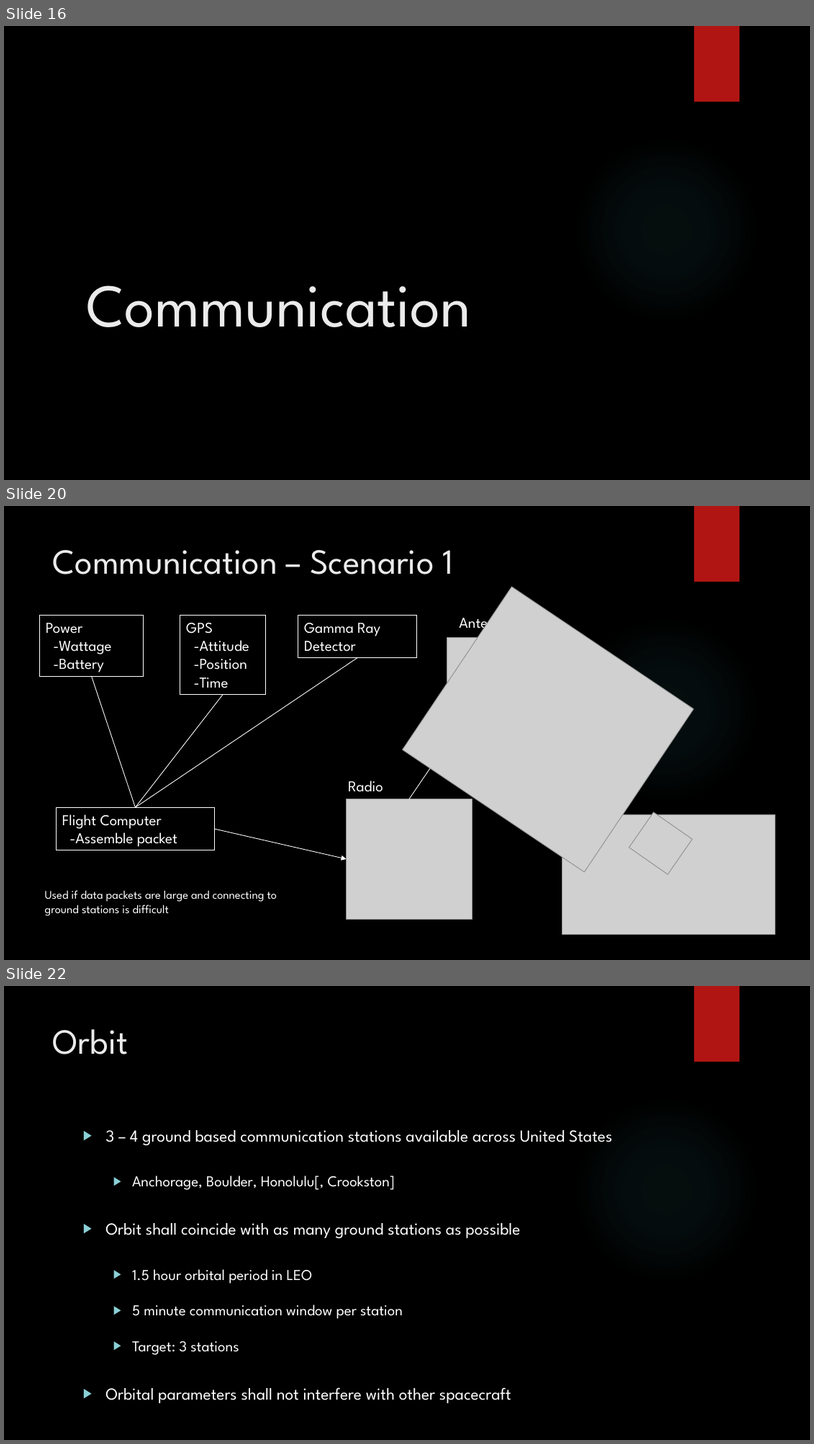
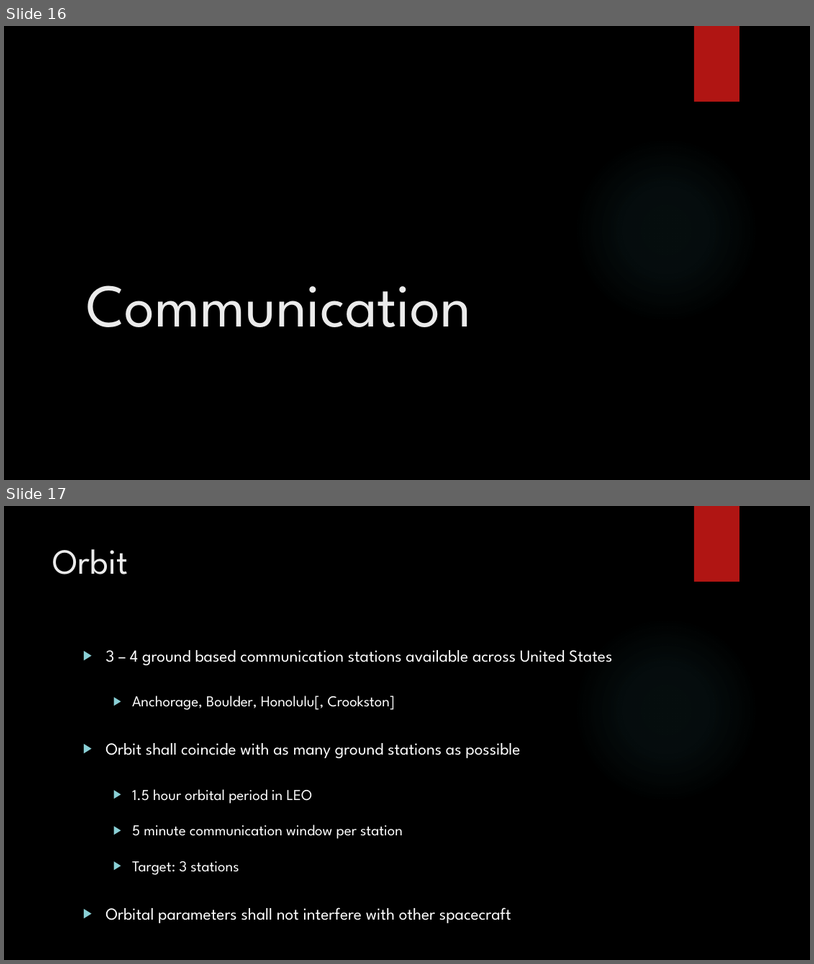
Before and after one commit to HASP-UMN/CubeSat, a slide deck: Presentations/PDR_Presentation.pptx. Shown one above the other, each under a label of ours: slides 16, 20 and 22 before the commit, slides 16 and 17 after it; the slides between them are not shown. The pictures are 814x1444 and 814x964 pixels, drawn with LibreOffice and Linux fonts; fonts in the diff are those of the drawing; grey boxes stand for pictures; background and template pictures are left out. Boxes give left, top, right and bottom in pixels: in the first picture for what was removed or moved away, otherwise in the second. Text is boxed around its words. In the diff, an @@ line names an element or a change of style, - is before the commit and + after.

Commit message:
Finalized PDR - Communications

```diff
--- a/Presentations/PDR_Presentation.pptx
+++ b/Presentations/PDR_Presentation.pptx
@@ slide 20 removed at <box>4,506,810,960</box>, background picture (left out); not listed: 2 template elements that a slide beside it also shows @@
@@ title removed at <box>53,550,454,574</box> @@
-Communication – Scenario 1
@@ picture removed at <box>403,587,694,872</box> @@
@@ text removed at <box>459,613,511,633</box> @@
-Antenna
@@ rectangle removed at <box>40,615,143,676</box> @@
-Power
--Wattage
--Battery
@@ rectangle removed at <box>180,615,266,694</box> @@
-GPS
--Attitude
--Position
--Time
@@ rectangle removed at <box>298,615,417,658</box> @@
-Gamma Ray Detector
@@ picture removed at <box>448,637,551,738</box> @@
@@ line removed from (92, 676) to (135, 807) @@
@@ line removed from (358, 658) to (135, 807) @@
@@ line removed from (223, 694) to (135, 807) @@
@@ arrow removed from (409, 799) to (460, 723) @@
@@ text removed at <box>348,780,383,792</box> @@
-Radio
@@ rectangle removed at <box>56,807,214,850</box> @@
-Flight Computer
--Assemble packet
@@ picture removed at <box>347,799,472,919</box> @@
@@ arrow removed from (214, 829) to (347, 859) @@
@@ picture removed at <box>563,814,775,934</box> @@
@@ picture removed at <box>630,812,693,874</box> @@
@@ text removed at <box>45,890,277,916</box> @@
-Used if data packets are large and connecting to ground stations is difficult
@@ what was slide 22 is now slide 17 @@
```
Also in this commit, not shown: 4 other slides removed.
